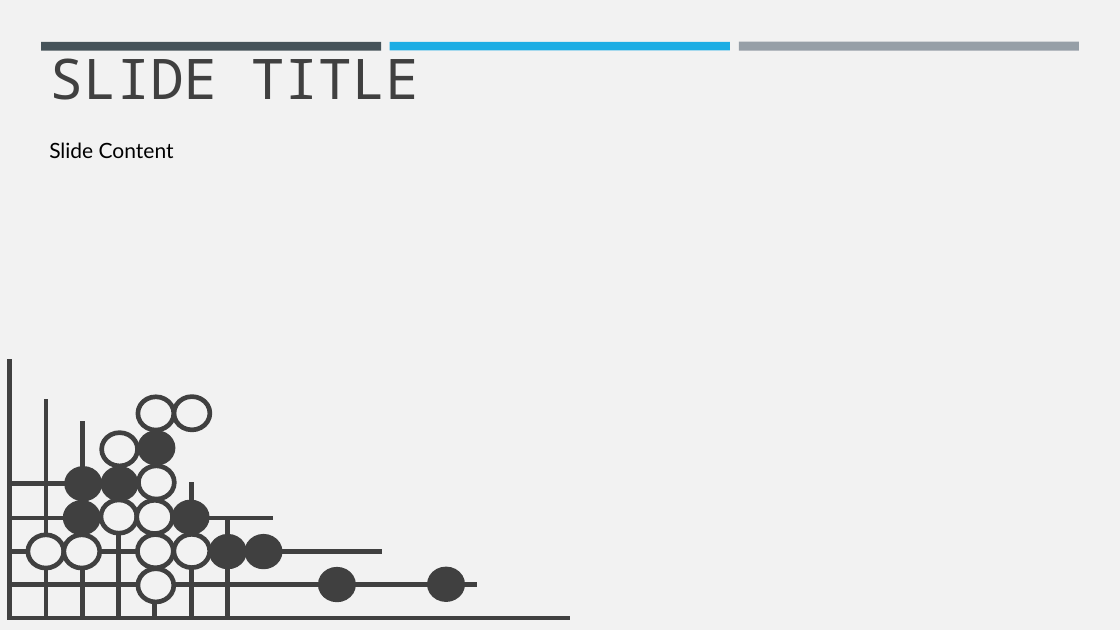
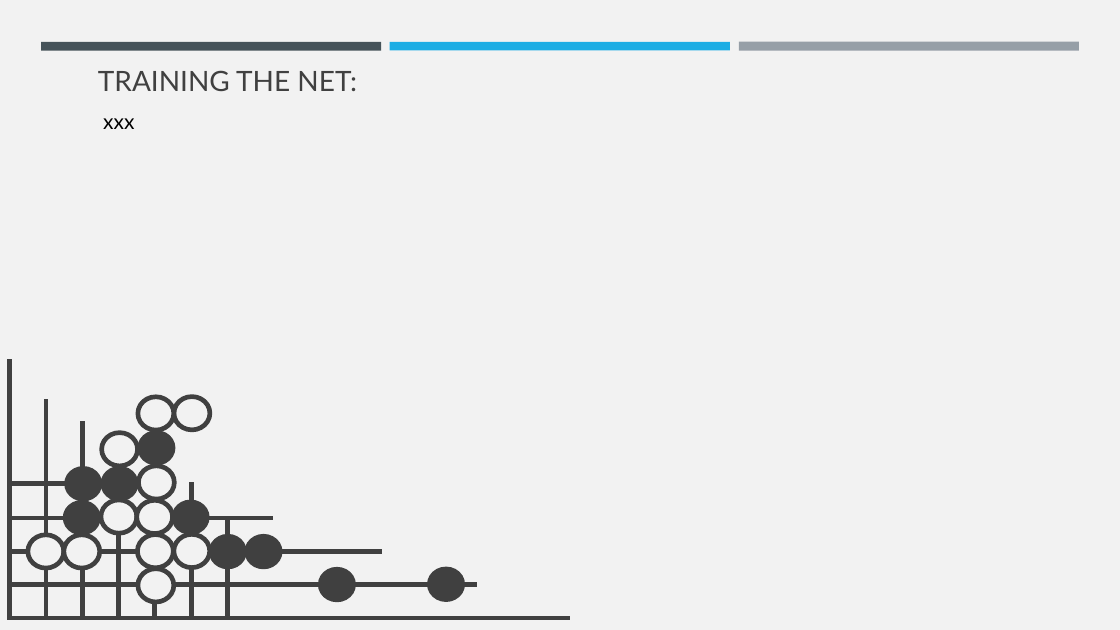
Before and after one commit to CSCI4850/s21-team6-project, a slide deck: slide 5 of GoPresentation.pptx. Drawn at 1120x630 pixels with LibreOffice and Linux fonts; fonts in the diff are those of the drawing. Boxes give left, top, right and bottom in pixels: in the first picture for what was removed or moved away, otherwise in the second. Text is boxed around its words. In the diff, an @@ line names an element or a change of style, - is before the commit and + after.

```diff
--- a/GoPresentation.pptx
+++ b/GoPresentation.pptx
@@ text removed at box(49, 46, 419, 100) @@
-SLIDE TITLE
@@ text added at box(98, 70, 357, 91), 24 pt, text #404040 @@
+TRAINING THE NET:
@@ text added at box(103, 118, 134, 129), 18 pt, text #000000 @@
+xxx
@@ text removed at box(49, 142, 174, 158) @@
-Slide Content
```
Also in this commit, not shown: 3 other slides changed, 2 slides added, 2 slides removed.
